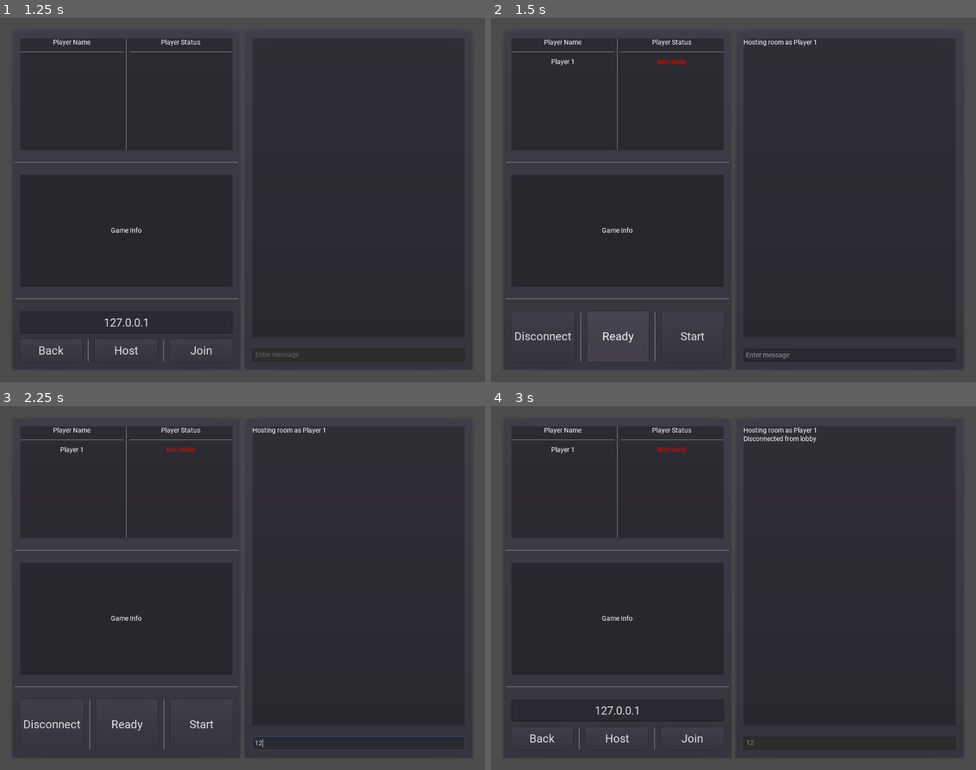
Above: before the commit, frames 1-4 (two rows, left to right).
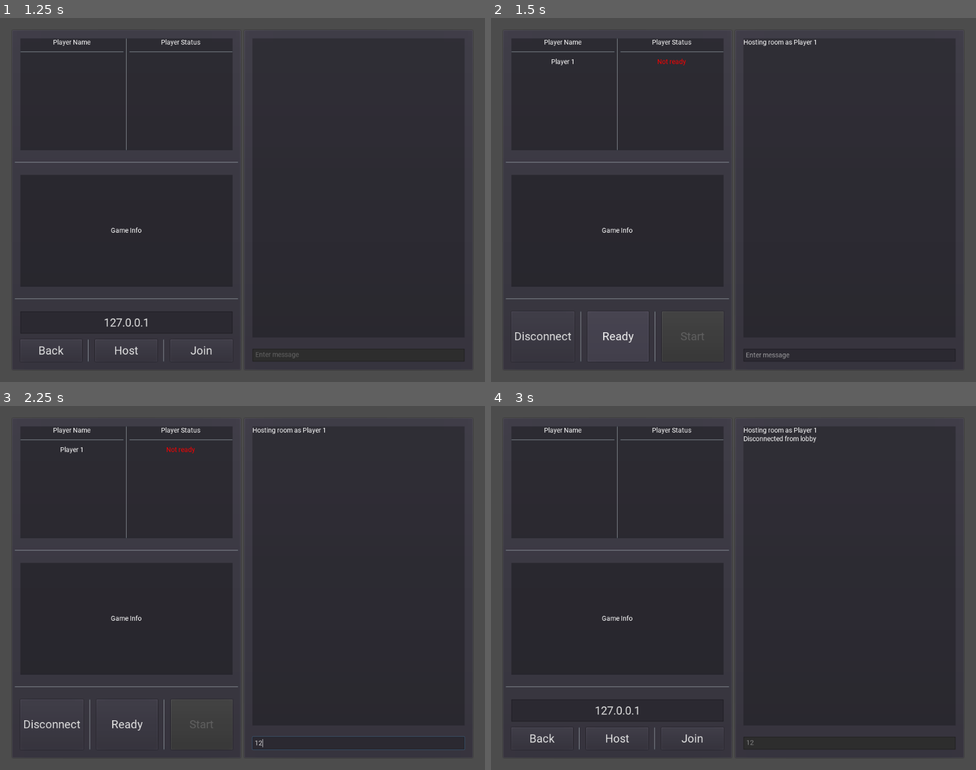
Above: after the commit, the same moments.

Repository: Halfwhit/Gulf
Game: Godot game, scene res://Scenes/MenuUI.tscn
Two runs of this game, one before a commit and one after it. Both use one fixed random seed, a clock stepped at 60 frames per second and the inputs below.
Inputs (mouse positions are in pixels of both pictures, inside the frame that each line leads up to):
- Up to frame 1 (1.25 s): click "Multiplayer" at 0.5 s
- Up to frame 2 (1.5 s): click "Host" at 1.25 s
- Up to frame 3 (2.25 s): click (358, 744) at 2.02 s; type "12" at 2.1 s
- Up to frame 4 (3 s): click "Disconnect" at 2.75 s

Frame 1 is identical in both runs. In frame 2, less than 0.1% of the frame differs, in the area x 39-44%, y 86-89%; in frame 3, less than 0.1%; in frame 4, less than 0.1%, in the area x 12-41%, y 11-13%.

Commit message:
Added chat notifications to the lobby, as well as tidy up some code/debugger errors

Diff:
--- a/Multiplayer.gd
+++ b/Multiplayer.gd
@@ -6,13 +6,17 @@
 var players = {}           # Names for players in id:name format
 var players_ready = []
 var my_name = "Player 1"
-var my_color = Color("aaaaaa")
+#warning-ignore:unused_class_variable
+var my_color = Color("aaaaaa") #TODO
 signal player_list_updated
 
 func _ready():
 	#warning-ignore:return_value_discarded
 	get_tree().connect("connected_to_server", self, "player_connected")
+	#warning-ignore:return_value_discarded
 	get_tree().connect("network_peer_disconnected", self, "player_disconnected")
+	#warning-ignore:return_value_discarded
+	get_tree().connect("server_disconnected", self, "server_disconnected")
 
 func host_server():
 	var host = NetworkedMultiplayerENet.new()
@@ -22,6 +26,10 @@
 	emit_signal("player_list_updated")
 
 func connect_to_server(ip):
+	# First, make sure Multiplayer script variables are cleared for the new player
+	players.clear()
+	players_ready.clear()
+	# Set up peer and add to the servers scenetree
 	var peer = NetworkedMultiplayerENet.new()
 	peer.create_client(ip, DEFAULT_PORT)
 	get_tree().set_network_peer(peer)
@@ -29,10 +37,21 @@
 func player_connected():
 	# Tell everyone about me when I join
 	rpc("register_player", get_tree().get_network_unique_id(), my_name)
+	var joined_message = my_name + " has joined the lobby."
+	get_node("/root/Lobby").rpc("send_message", joined_message)
 
 func player_disconnected(p_id):
+	var disconnect_message = my_name + " has disconnected from the lobby."
+	get_node("/root/Lobby").rpc("send_message", disconnect_message)
 	players.erase(p_id)
+	players_ready.erase(p_id)
 	emit_signal("player_list_updated")
+
+func server_disconnected():
+	var server_disconnect_message = "Server has shutdown. Disconnecting from host."
+	get_node("/root/Lobby").rpc("send_message", server_disconnect_message)
+	players.clear()
+	players_ready.clear()
 
 remote func register_player(id, player_name):
 	players[id] = player_name
@@ -43,6 +62,7 @@
 			print("Sending data for: " + players.get(p_id))
 			rpc_id(id, "register_player", p_id, players.get(p_id))
 		print("Sent all data to new player")
+		players_ready.clear()
 		emit_signal("player_list_updated")
 
 sync func player_ready(p_id):
--- a/Scenes/Assets/Hole.gd
+++ b/Scenes/Assets/Hole.gd
@@ -1,7 +1,7 @@
 extends Node2D
 
 func _on_HoleArea2D_body_entered(body):
-	if body.has_method("is_a_ball"):
+	if body.is_in_group("Player"):
 		if body.get_node("TriggerArea"):
 			print("GOOOOAL!")
-			multiGlobal.player_scored()
+#			multiGlobal.player_scored()
--- a/Scenes/Assets/Player.gd
+++ b/Scenes/Assets/Player.gd
@@ -1,68 +1,56 @@
 extends KinematicBody2D
 
 var max_force = 5000
+var friction = 0.98
 var ball_vector = Vector2()
-var in_motion
+var start_point # Used for yellow shit
+var reset_point # Used for water
+puppet var slave_position = Vector2() # Used to display position to other players
+
+var in_motion      # Update these to signals? TODO
 var in_water
 var in_yellow
-var friction = 0.98
-var start_point
-var reset_point
-var total_hits = 0
 
-puppet var slave_position = Vector2()
-var player_name
-signal turn_taken
+var total_hits = 0 # Score?
 
-func is_a_ball(): #used for collision testing
-	#warning-ignore:standalone_expression
-	true
+var player_name # TODO: add labels
+signal turn_taken # TODO: turns
 
-func set_player_name(playerName):
-	player_name = playerName
-	$Label.set_text(str(player_name))
+func set_player_name(player_name):
+	#$Label.set_text(str(player_name))
+	pass
 
 func _ready():
-	#start_point = get_parent().get_node_or_null("SpawnPoint").position
-	#warning-ignore:return_value_discarded
-	connect("turn_taken", self, "release_physics")
 	slave_position = position
-
-func release_physics():
-	set_collision_mask_bit(0, true)
 
 func _draw():
 	if in_motion == false:
 		draw_line(Vector2(), get_local_mouse_position().clamped(max_force/5), Color(0.0, 0.0, 0.0), 1.0, false)
 
-#warning-ignore:unused_argument
-func _process(delta):
+func _process(_delta):
 		update() #calls _draw()
 
 func _physics_process(delta):
-	if is_network_master(): #if owner take turn
+	#if is_network_master(): #if owner take turn
+
 		#Update in_motion variable
 		check_motion()
 		if in_motion == false and Input.is_action_just_pressed("touch_main"): #then set vector for shot and update score
 			get_new_vector()
 			total_hits += 1
-			global.total_score += 1
 			emit_signal("turn_taken")
 
 		hit_ball(delta)
 		#Apply friction
 		ball_vector = ball_vector.linear_interpolate(Vector2(0,0), friction * delta)
 
-		rset_unreliable("slave_position", position) #update this players slave position with its actual position, so that it renders for other players
-	else: #update my location for other players
-		position = slave_position
+	#	rset_unreliable("slave_position", position) #update this players slave position with its actual position, so that it renders for other players
+	#else: #update my location for other players
+	#	position = slave_position
 
 func get_new_vector():
 	reset_point = get("position")
 	ball_vector = -get_local_mouse_position().clamped(max_force)
-
-func set_new_vector(vector):
-	ball_vector = vector
 
 func check_motion():
 	if ball_vector.length() <= 1: #if ball has nearly or has stopped moving
--- a/Scenes/Assets/Player.tscn
+++ b/Scenes/Assets/Player.tscn
@@ -1,28 +1,31 @@
-[gd_scene load_steps=6 format=2]
+[gd_scene load_steps=5 format=2]
 
 [ext_resource path="res://Scenes/Assets/Player.gd" type="Script" id=1]
-[ext_resource path="res://Resources/ball.png" type="Texture" id=2]
-[ext_resource path="res://Fonts/title.tres" type="DynamicFont" id=3]
+[ext_resource path="res://Resources/Sprites/Ball.png" type="Texture" id=2]
 
 [sub_resource type="CircleShape2D" id=1]
 resource_local_to_scene = true
 resource_name = "BallCollision"
-radius = 25.0
+radius = 16.0
 
 [sub_resource type="CircleShape2D" id=2]
 custom_solver_bias = 1.0
-radius = 15.0
+radius = 8.0
 
-[node name="Player" type="KinematicBody2D"]
+[node name="Player" type="KinematicBody2D" groups=[
+"Player",
+]]
 pause_mode = 1
 scale = Vector2( 0.25, 0.25 )
 collision_mask = 2
 script = ExtResource( 1 )
 
 [node name="Sprite" type="Sprite" parent="."]
+scale = Vector2( 0.25, 0.25 )
 texture = ExtResource( 2 )
 
 [node name="BallCollision" type="CollisionShape2D" parent="."]
+visible = false
 shape = SubResource( 1 )
 one_way_collision_margin = 0.0
 
@@ -31,17 +34,4 @@
 [node name="TriggerShape" type="CollisionShape2D" parent="TriggerArea"]
 shape = SubResource( 2 )
 
-[node name="Label" type="Label" parent="."]
-anchor_left = 0.5
-anchor_top = 0.5
-anchor_right = 0.5
-anchor_bottom = 0.5
-margin_right = 85.0
-margin_bottom = 38.0
-size_flags_stretch_ratio = 0.0
-custom_fonts/font = ExtResource( 3 )
-text = "Name"
-align = 1
-valign = 1
-
 [connection signal="area_entered" from="TriggerArea" to="." method="_on_Area2D_area_entered"]
--- a/Scenes/GUI/GUI.gd
+++ /dev/null
@@ -1,11 +0,0 @@
-extends MarginContainer
-
-#var player_score
-
-#warning-ignore:unused_argument
-#func _process(delta):
-#	player_score = get_parent().get_node("Player").total_hits
-
-#	get_node("HBoxContainer/Values/ScoreValue").text = str(player_score)
-#	get_node("HBoxContainer/Values/ScoreTotal").text = str(global.total_score)
-#	get_node("HBoxContainer/Values/HolesTotal").text = str(global.holes_completed)
--- a/Scenes/GUI/GUI.tscn
+++ /dev/null
@@ -1,52 +0,0 @@
-[gd_scene load_steps=2 format=2]
-
-[ext_resource path="res://Scenes/GUI/GUI.gd" type="Script" id=1]
-
-[node name="GUI" type="MarginContainer"]
-anchor_right = 1.0
-margin_left = 10.0
-margin_top = 10.0
-margin_right = -10.0
-margin_bottom = -10.0
-script = ExtResource( 1 )
-
-[node name="HBoxContainer" type="HBoxContainer" parent="."]
-margin_right = 980.0
-margin_bottom = 50.0
-
-[node name="Text" type="VBoxContainer" parent="HBoxContainer"]
-margin_right = 115.0
-margin_bottom = 50.0
-
-[node name="Score" type="Label" parent="HBoxContainer/Text"]
-margin_right = 115.0
-margin_bottom = 14.0
-text = "Score:"
-
-[node name="TotalScore" type="Label" parent="HBoxContainer/Text"]
-margin_top = 18.0
-margin_right = 115.0
-margin_bottom = 32.0
-text = "Total Score:"
-
-[node name="Holes" type="Label" parent="HBoxContainer/Text"]
-margin_top = 36.0
-margin_right = 115.0
-margin_bottom = 50.0
-text = "Holes Completed:"
-
-[node name="Values" type="VBoxContainer" parent="HBoxContainer"]
-margin_left = 119.0
-margin_right = 119.0
-margin_bottom = 50.0
-
-[node name="ScoreValue" type="Label" parent="HBoxContainer/Values"]
-margin_bottom = 14.0
-
-[node name="ScoreTotal" type="Label" parent="HBoxContainer/Values"]
-margin_top = 18.0
-margin_bottom = 32.0
-
-[node name="HolesTotal" type="Label" parent="HBoxContainer/Values"]
-margin_top = 36.0
-margin_bottom = 50.0
--- a/Scenes/GUI/Lobby.gd
+++ /dev/null
@@ -1,99 +0,0 @@
-extends Control
-
-const PORT = 4242
-const MAX_USERS = 3 #not including host
-
-func _ready():
-	$Control/JoinButton.connect("pressed", self, "join_room")
-	$Control/LeaveButton.connect("pressed", self, "leave_room")
-	$Control/HostButton.connect("pressed", self, "host_room")
-	$Control/StartGame.connect("pressed", self, "start_game")
-
-	multiGlobal.connect("connection_failed", self, "_on_connection_failed")
-	multiGlobal.connect("player_list_changed", self, "refresh_lobby")
-	multiGlobal.connect("game_ended", self, "_on_game_ended")
-	multiGlobal.connect("game_error", self, "_on_game_error")
-
-func _input(event):
-	if event is InputEventKey:
-		if event.pressed and event.scancode == KEY_ENTER:
-			send_message()
-
-func send_message():
-	var message = $Room/ChatInput.text
-	$Room/ChatInput.text = ""
-	var player_name = str(multiGlobal.get_player_name())
-	rpc("receive_message", player_name, message)
-
-remotesync func receive_message(player_name, message):
-	$Room/ChatDisplay.add_text(player_name + " :  " + message + "\n")
-
-func host_room():
-	if $Control/NameEnter.text == "":
-		$Room/ChatDisplay.add_text("Invalid name\n")
-		return
-	var player_name = $Control/NameEnter.text
-	$Room/ChatDisplay.add_text("Hosting Room\n")
-	multiGlobal.host_game(player_name)
-	ui_connected(true)
-	refresh_lobby()
-
-func join_room():
-	if $Control/NameEnter.text == "":
-		$Room/ChatDisplay.add_text("Invalid name\n")
-		return
-	var ip = $Control/IpEnter.text
-	if not ip.is_valid_ip_address():
-		$Room/ChatDisplay.add_text("Invalid IPv4 address\n")
-		return
-	ui_connected(true)
-	var player_name = $Control/NameEnter.text
-	multiGlobal.join_game(ip, player_name)
-
-func leave_room():
-	$Room/ChatDisplay.add_text("Left Room\n")
-	get_tree().set_network_peer(null)
-	ui_connected(false)
-	refresh_lobby()
-	$Control/PlayerList.clear()
-
-func start_game():
-	multiGlobal.begin_game()
-
-func refresh_lobby():
-	var players = multiGlobal.get_player_list()
-	players.sort()
-	$Control/PlayerList.clear()
-	$Control/PlayerList.add_item(multiGlobal.get_player_name() + " (You)")
-	for p in players:
-		if p != multiGlobal.get_player_name():
-			$Control/PlayerList.add_item(p)
-
-	$Control/StartGame.disabled = not get_tree().is_network_server()
-
-func ui_connected(connected: bool):
-	if connected:
-		$Control/LeaveButton.show()
-		$Control/JoinButton.hide()
-		$Control/HostButton.hide()
-		$Control/IpEnter.hide()
-		$Control/NameEnter.hide()
-		$Control/StartGame.disabled=true
-		$Room/ChatInput.editable=true
-		if get_tree().is_network_server():
-			$Control/StartGame.disabled=false
-	else:
-		$Control/LeaveButton.hide()
-		$Control/JoinButton.show()
-		$Control/HostButton.show()
-		$Control/IpEnter.show()
-		$Control/NameEnter.show()
-		$Control/StartGame.disabled=true
-		$Room/ChatInput.editable=false
-
-func _on_connection_failed():
-	$Room/ChatDisplay.add_text("Connection failed\n")
-
-func _on_game_ended():
-	refresh_lobby()
-	show()
--- a/Scenes/GUI/Lobby.tscn
+++ /dev/null
@@ -1,95 +0,0 @@
-[gd_scene load_steps=2 format=2]
-
-[ext_resource path="res://Scenes/GUI/Lobby.gd" type="Script" id=1]
-
-[node name="Lobby" type="Control"]
-anchor_right = 1.0
-anchor_bottom = 1.0
-script = ExtResource( 1 )
-
-[node name="Room" type="Panel" parent="."]
-margin_left = 650.0
-margin_top = 34.0
-margin_right = 1240.0
-margin_bottom = 734.0
-__meta__ = {
-"_edit_group_": true
-}
-
-[node name="ChatInput" type="LineEdit" parent="Room"]
-anchor_top = 1.0
-anchor_right = 1.0
-anchor_bottom = 1.0
-margin_left = 30.0
-margin_top = -80.0
-margin_right = -30.0
-margin_bottom = -30.0
-editable = false
-clear_button_enabled = true
-
-[node name="ChatDisplay" type="RichTextLabel" parent="Room"]
-anchor_right = 1.0
-margin_left = 30.0
-margin_top = 30.0
-margin_right = -30.0
-margin_bottom = 590.0
-meta_underlined = false
-
-[node name="Control" type="Control" parent="."]
-margin_left = 40.0
-margin_top = 34.0
-margin_right = 630.0
-margin_bottom = 734.0
-
-[node name="JoinButton" type="Button" parent="Control"]
-margin_left = 190.0
-margin_top = 606.0
-margin_right = 588.0
-margin_bottom = 656.0
-text = "Join"
-
-[node name="LeaveButton" type="Button" parent="Control"]
-margin_top = 666.0
-margin_right = 168.0
-margin_bottom = 722.0
-text = "Leave"
-
-[node name="HostButton" type="Button" parent="Control"]
-anchor_top = 1.0
-anchor_bottom = 1.0
-margin_left = 190.0
-margin_top = -34.0
-margin_right = 590.0
-margin_bottom = 22.0
-rect_pivot_offset = Vector2( 92, -183 )
-text = "Host"
-
-[node name="IpEnter" type="LineEdit" parent="Control"]
-anchor_top = 1.0
-anchor_bottom = 1.0
-margin_top = -64.0
-margin_right = 168.0
-margin_bottom = -40.0
-rect_pivot_offset = Vector2( 44, -183 )
-text = "127.0.0.1"
-
-[node name="NameEnter" type="LineEdit" parent="Control"]
-anchor_top = 1.0
-anchor_bottom = 1.0
-margin_top = -94.0
-margin_right = 168.0
-margin_bottom = -70.0
-rect_pivot_offset = Vector2( 44, -183 )
-text = "Default Username"
-align = 1
-
-[node name="StartGame" type="Button" parent="Control"]
-margin_top = 526.0
-margin_right = 588.0
-margin_bottom = 596.0
-disabled = true
-text = "Start Game"
-
-[node name="PlayerList" type="ItemList" parent="Control"]
-margin_right = 590.0
-margin_bottom = 506.0
--- a/Scenes/GUI/Menu.gd
+++ /dev/null
@@ -1,13 +0,0 @@
-extends Control
-
-func _on_Test_pressed():
-#warning-ignore:return_value_discarded
-	get_tree().change_scene_to(global.next_hole)
-
-
-func _on_Start_pressed():
-	get_tree().change_scene_to(global.next_hole)
-
-
-func _on_Multi_pressed():
-	get_tree().change_scene_to(global.multi_lobby)
--- a/Scenes/GUI/Menu.tscn
+++ /dev/null
@@ -1,44 +0,0 @@
-[gd_scene load_steps=5 format=2]
-
-[ext_resource path="res://Scenes/GUI/Menu.gd" type="Script" id=1]
-[ext_resource path="res://Fonts/title.tres" type="DynamicFont" id=2]
-
-[sub_resource type="DynamicFontData" id=1]
-font_path = "res://Fonts/Roboto-Regular.ttf"
-
-[sub_resource type="DynamicFont" id=2]
-size = 24
-font_data = SubResource( 1 )
-
-[node name="Menu" type="Control"]
-anchor_right = 1.0
-anchor_bottom = 1.0
-script = ExtResource( 1 )
-
-[node name="Title" type="Label" parent="."]
-margin_right = 1280.0
-margin_bottom = 768.0
-custom_fonts/font = ExtResource( 2 )
-text = "Gulf
-"
-align = 1
-valign = 1
-
-[node name="Start" type="Button" parent="."]
-margin_left = 540.0
-margin_top = 440.0
-margin_right = 745.0
-margin_bottom = 500.0
-custom_fonts/font = SubResource( 2 )
-text = "Start Solo Game"
-
-[node name="Multi" type="Button" parent="."]
-margin_left = 540.0
-margin_top = 530.0
-margin_right = 745.0
-margin_bottom = 590.0
-custom_fonts/font = SubResource( 2 )
-text = "Multiplayer Lobby"
-
-[connection signal="pressed" from="Start" to="." method="_on_Start_pressed"]
-[connection signal="pressed" from="Multi" to="." method="_on_Multi_pressed"]
--- a/Scenes/GUI/Room.gd
+++ /dev/null
@@ -1,13 +0,0 @@
-extends Panel
-
-func _input(event):
-	if event is InputEventKey:
-		if event.pressed and event.scancode == KEY_ENTER:
-			get_parent().send_message()
-
-func send_message():
-	var message = ChatInput.text
-	chat_input.text = ""
-	var id = get_tree().get_network_unique_id()
-	rpc("receive_message", id, message)
-	print("Sending message")
--- a/Scenes/GUI/Room.tscn
+++ /dev/null
@@ -1,27 +0,0 @@
-[gd_scene format=2]
-
-[node name="Room" type="Panel"]
-margin_left = 650.0
-margin_top = 34.0
-margin_right = 1240.0
-margin_bottom = 734.0
-__meta__ = {
-"_edit_group_": true
-}
-
-[node name="ChatInput" type="LineEdit" parent="."]
-anchor_top = 1.0
-anchor_right = 1.0
-anchor_bottom = 1.0
-margin_left = 30.0
-margin_top = -80.0
-margin_right = -30.0
-margin_bottom = -30.0
-clear_button_enabled = true
-
-[node name="ChatDisplay" type="TextEdit" parent="."]
-anchor_right = 1.0
-margin_left = 30.0
-margin_top = 30.0
-margin_right = -30.0
-margin_bottom = 590.0
--- a/Scenes/GUI/Splash.gd
+++ /dev/null
@@ -1,19 +0,0 @@
-extends Control
-
-var Menu = preload("res://Scenes/GUI/Menu.tscn")
-
-func _input(event):
-
-	#Skip splash screen on mouse click
-	if event is InputEventMouseButton:
-		if event.button_index == BUTTON_LEFT and event.pressed:
-			get_node("Splash").hide()
-
-func _on_Timer_timeout():
-	get_node("Splash").hide()
-
-
-func _on_Splash_hide():
-	#Show menu when splash disappears
-	var menuScene = Menu.instance()
-	add_child(menuScene)
--- a/Scenes/GUI/Splash.tscn
+++ /dev/null
@@ -1,25 +0,0 @@
-[gd_scene load_steps=3 format=2]
-
-[ext_resource path="res://Scenes/GUI/Splash.gd" type="Script" id=1]
-[ext_resource path="res://Fonts/title.tres" type="DynamicFont" id=2]
-
-[node name="Splash" type="Control"]
-anchor_right = 1.0
-anchor_bottom = 1.0
-script = ExtResource( 1 )
-
-[node name="Splash" type="Label" parent="."]
-margin_right = 1280.0
-margin_bottom = 768.0
-custom_fonts/font = ExtResource( 2 )
-text = "Gulf"
-align = 1
-valign = 1
-
-[node name="Timer" type="Timer" parent="."]
-wait_time = 5.0
-one_shot = true
-autostart = true
-
-[connection signal="hide" from="Splash" to="." method="_on_Splash_hide"]
-[connection signal="timeout" from="Timer" to="." method="_on_Timer_timeout"]
--- a/Scenes/Levels/TestLevel.tscn
+++ b/Scenes/Levels/TestLevel.tscn
@@ -1,8 +1,7 @@
-[gd_scene load_steps=4 format=2]
+[gd_scene load_steps=3 format=2]
 
-[ext_resource path="res://Scenes/Levels/LevelController.gd" type="Script" id=1]
+[ext_resource path="res://Scenes/Levels/TestLevel.gd" type="Script" id=1]
 [ext_resource path="res://Resources/tileset.tres" type="TileSet" id=2]
-[ext_resource path="res://Scenes/Assets/Player.tscn" type="PackedScene" id=3]
 
 [node name="TestLevel" type="Node2D"]
 pause_mode = 1
@@ -15,9 +14,3 @@
 __meta__ = {
 "_edit_lock_": true
 }
-
-[node name="Player" parent="." instance=ExtResource( 3 )]
-position = Vector2( 174.736, 162.105 )
-
-[node name="Player2" parent="." instance=ExtResource( 3 )]
-position = Vector2( 178.947, 223.157 )
--- a/Scenes/Lobby.tscn
+++ b/Scenes/Lobby.tscn
@@ -10,6 +10,12 @@
 script/source = "extends MarginContainer
 
 signal player_left
+
+func _ready():
+	#warning-ignore:return_value_discarded
+	Multiplayer.connect(\"player_list_updated\", self, \"all_players_ready\")
+	#warning-ignore:return_value_discarded
+	get_tree().connect(\"server_disconnected\", self, \"leave_room\")
 
 func message_entered(new_text):
 	if not new_text == \"\":
@@ -44,7 +50,14 @@
 	$HBoxContainer/RightPanel/ChatBox/VBoxContainer/LineEdit.set(\"editable\", false)
 	emit_signal(\"player_left\", p_id)
 	Multiplayer.players.clear()
+	Multiplayer.emit_signal(\"player_list_updated\")
 	get_tree().set_network_peer(null)
+
+func all_players_ready():
+	if Multiplayer.players_ready.size() == Multiplayer.players.size():
+		$HBoxContainer/LeftPanel/VBoxContainer/LobbyControl/Host/Start.disabled = false
+	else:
+		$HBoxContainer/LeftPanel/VBoxContainer/LobbyControl/Host/Start.disabled = true
 
 func _on_Ready_pressed():
 	Multiplayer.rpc(\"player_ready\", get_tree().get_network_unique_id())
@@ -68,7 +81,8 @@
 remote func update_player_list():
 	# Call on all players
 	if get_tree().is_network_server():
-		rset(\"Multiplayer.players\", Multiplayer.players)
+#		rset(\"Multiplayer.players\", Multiplayer.players)
+#		rset(\"Multiplayer.players_ready\", Multiplayer.players_ready)
 		rpc(\"update_player_list\")
 
 	print(\"Clearing playerlist\")
@@ -407,6 +421,7 @@
 margin_bottom = 106.0
 size_flags_horizontal = 3
 size_flags_vertical = 3
+disabled = true
 text = "Start"
 
 [node name="Peer" type="HBoxContainer" parent="HBoxContainer/LeftPanel/VBoxContainer/LobbyControl"]
--- a/Scenes/Main.gd
+++ /dev/null
@@ -1,8 +0,0 @@
-extends Node
-
-var Splash = preload("res://Scenes/GUI/Splash.tscn")
-
-# Called when the node enters the scene tree for the first time.
-func _ready():
-#warning-ignore:return_value_discarded
-	get_tree().change_scene_to(Splash)
--- a/Scenes/Main.tscn
+++ /dev/null
@@ -1,6 +0,0 @@
-[gd_scene load_steps=2 format=2]
-
-[ext_resource path="res://Scenes/Main.gd" type="Script" id=1]
-
-[node name="Node" type="Node"]
-script = ExtResource( 1 )
--- a/Scenes/MenuUI.tscn
+++ b/Scenes/MenuUI.tscn
@@ -10,7 +10,6 @@
 [sub_resource type="GDScript" id=2]
 script/source = "extends HBoxContainer
 
-signal start_solo
 signal start_editor
 
 func _ready():
@@ -19,10 +18,11 @@
 	$Options.hide()
 
 func _on_Solo_pressed():
-	emit_signal(\"start_solo\")
-
+	#warning-ignore:return_value_discarded
+	get_tree().change_scene(\"res://Scenes/Levels/TestLevel.tscn\")
 
 func _on_Multi_pressed():
+	#warning-ignore:return_value_discarded
 	get_tree().change_scene(\"res://Scenes/Lobby.tscn\")
 
 
@@ -129,7 +129,9 @@
 
 # Connect quit and cancel
 func _ready():
+	#warning-ignore:return_value_discarded
 	connect(\"confirmed\", self, \"quit\")
+	#warning-ignore:return_value_discarded
 	get_cancel().connect(\"pressed\", self, \"cancel\")
 
 func quit():
@@ -153,7 +155,6 @@
 script = SubResource( 2 )
 
 [node name="MainMenu" type="VBoxContainer" parent="."]
-editor/display_folded = true
 visible = false
 margin_right = 452.0
 margin_bottom = 768.0
@@ -218,6 +219,7 @@
 text = "Quit"
 
 [node name="Options" type="VBoxContainer" parent="."]
+editor/display_folded = true
 margin_left = 205.0
 margin_top = 23.0
 margin_right = 818.0
Binary file removed: Resources/ball.png
Not shown, removed: Resources/ball.png.import
